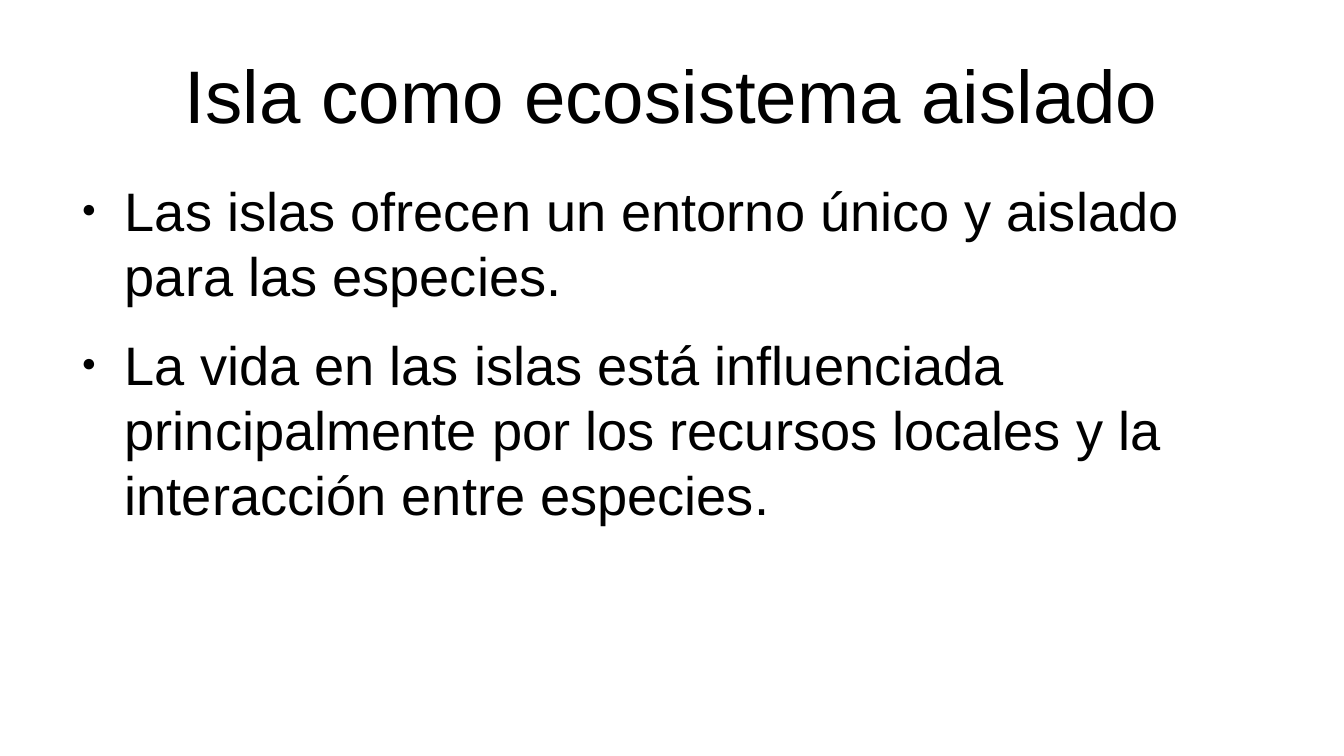
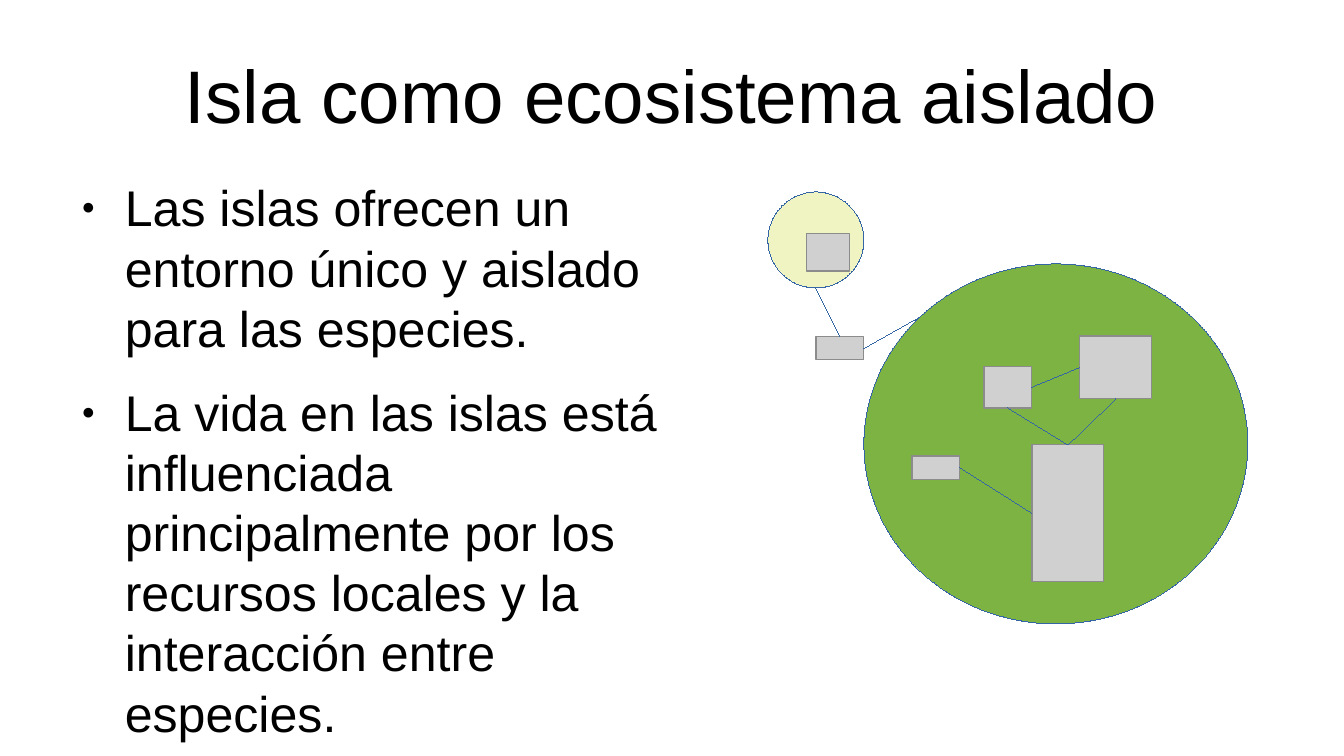
Before and after one commit to gerardommc/Ecologia-Teorica, a slide deck: slide 14 of Metapoblaciones.odp (slide 13 before the commit). Drawn at 1344x756 pixels with LibreOffice and Linux fonts; fonts in the diff are those of the drawing; grey boxes stand for pictures. Boxes give left, top, right and bottom in pixels: in the first picture for what was removed or moved away, otherwise in the second. Text is boxed around its words. In the diff, an @@ line names an element or a change of style, - is before the commit and + after.

```diff
--- a/Metapoblaciones.odp
+++ b/Metapoblaciones.odp
@@ text "Las islas ofrecen un entorno ..." at [125,189,657,672]: size 32 to 29.6 pt @@
@@ ellipse added at [768,191,865,288], fill #F0F4C3, outline #3465A4 0 pt @@
@@ picture added at [806,233,849,271] @@
@@ ellipse added at [865,265,1249,624], fill #7CB342, outline #3465A4 0 pt @@
@@ line added from (840, 337) to (816, 288), #3465A4 0 pt @@
@@ line added from (865, 349) to (921, 317), #3465A4 0 pt @@
@@ picture added at [816,337,863,360] @@
@@ picture added at [1081,337,1153,399] @@
@@ picture added at [984,366,1032,407] @@
@@ line added from (1032, 388) to (1081, 367), #3465A4 0 pt @@
@@ line added from (1009, 409) to (1068, 445), #3465A4 0 pt @@
@@ line added from (1068, 445) to (1116, 399), #3465A4 0 pt @@
@@ picture added at [1032,445,1104,582] @@
@@ picture added at [912,456,960,479] @@
@@ line added from (960, 468) to (1032, 513), #3465A4 0 pt @@
```
Also in this commit, not shown: 3 other slides changed, 2 slides added, 17 other files.
